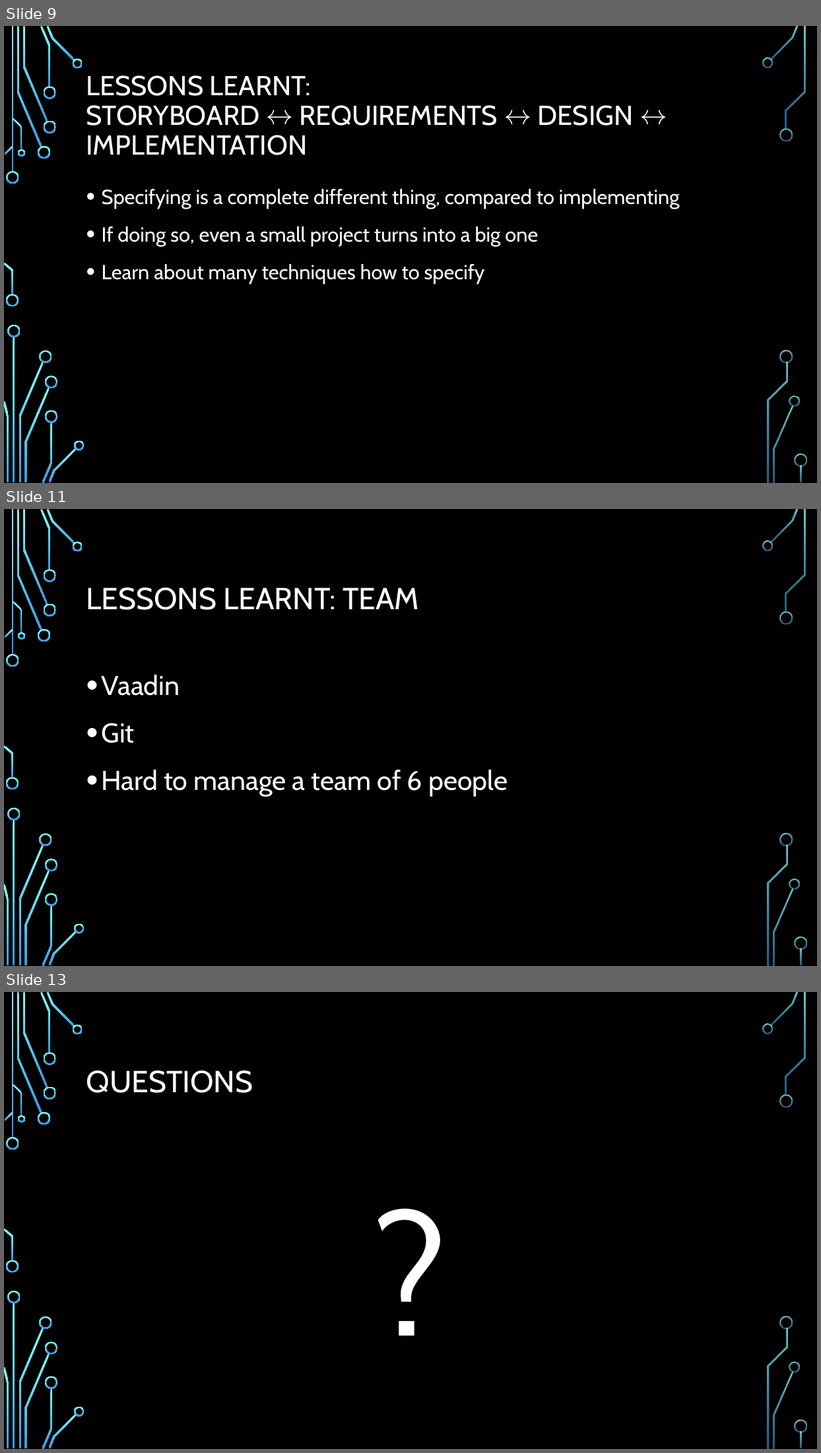
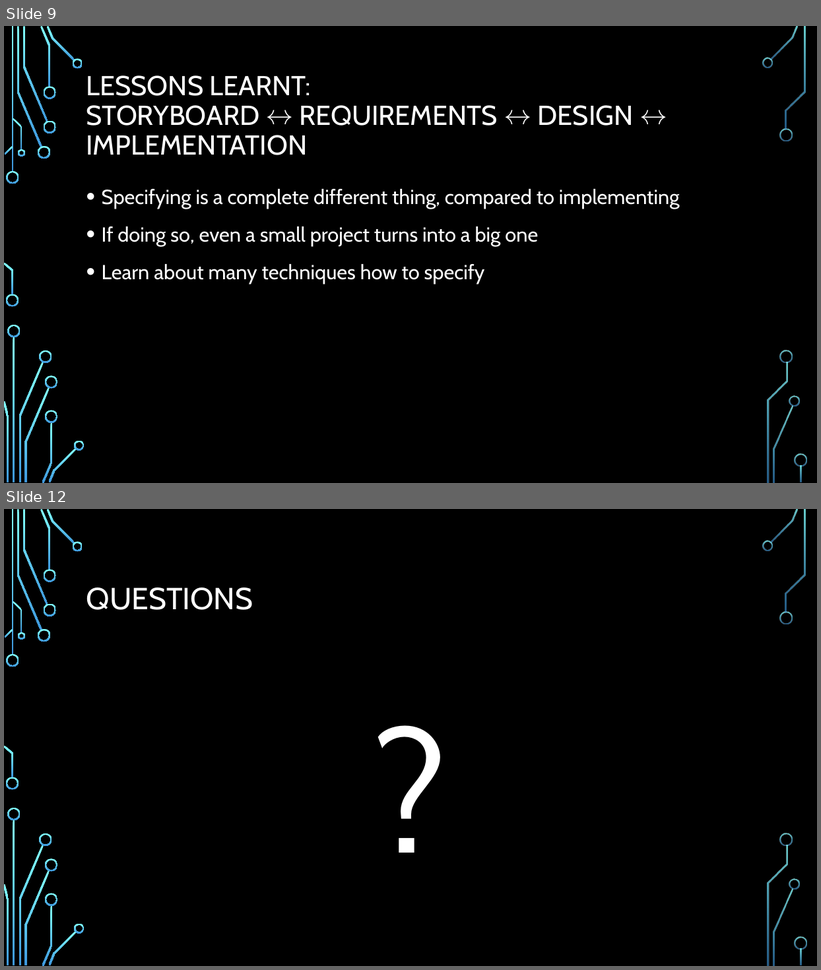
Before and after one commit to BurningBadger/ch.bfh.bti7081.s2016.blue, a slide deck: doc/task14/final_presentation.pptx. Shown one above the other, each under a label of ours: slides 9, 11 and 13 before the commit, slides 9 and 12 after it; the slides between them are not shown. The pictures are 821x1453 and 821x970 pixels, drawn with LibreOffice and Linux fonts; fonts in the diff are those of the drawing; background and template pictures are left out. Boxes give left, top, right and bottom in pixels: in the first picture for what was removed or moved away, otherwise in the second. Text is boxed around its words. In the diff, an @@ line names an element or a change of style, - is before the commit and + after.

```diff
--- a/doc/task14/final_presentation.pptx
+++ b/doc/task14/final_presentation.pptx
@@ slide 11 removed at (4,509,817,966), background picture (left out); not listed: 36 template elements that a slide beside it also shows @@
@@ title removed at (86,588,419,610) @@
-LESSONS LEARNT: TEAM
@@ text removed at (102,675,508,797) @@
-• Vaadin
-• Git
-• Hard to manage a team of 6 people
@@ what was slide 13 is now slide 12 @@
```
Also in this commit, not shown: 4 slides changed.
